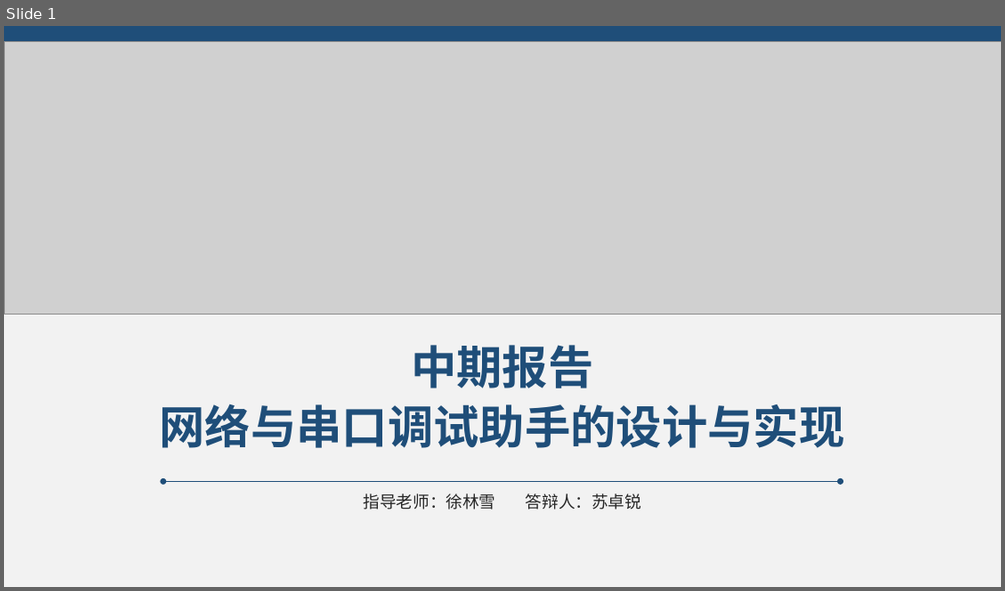
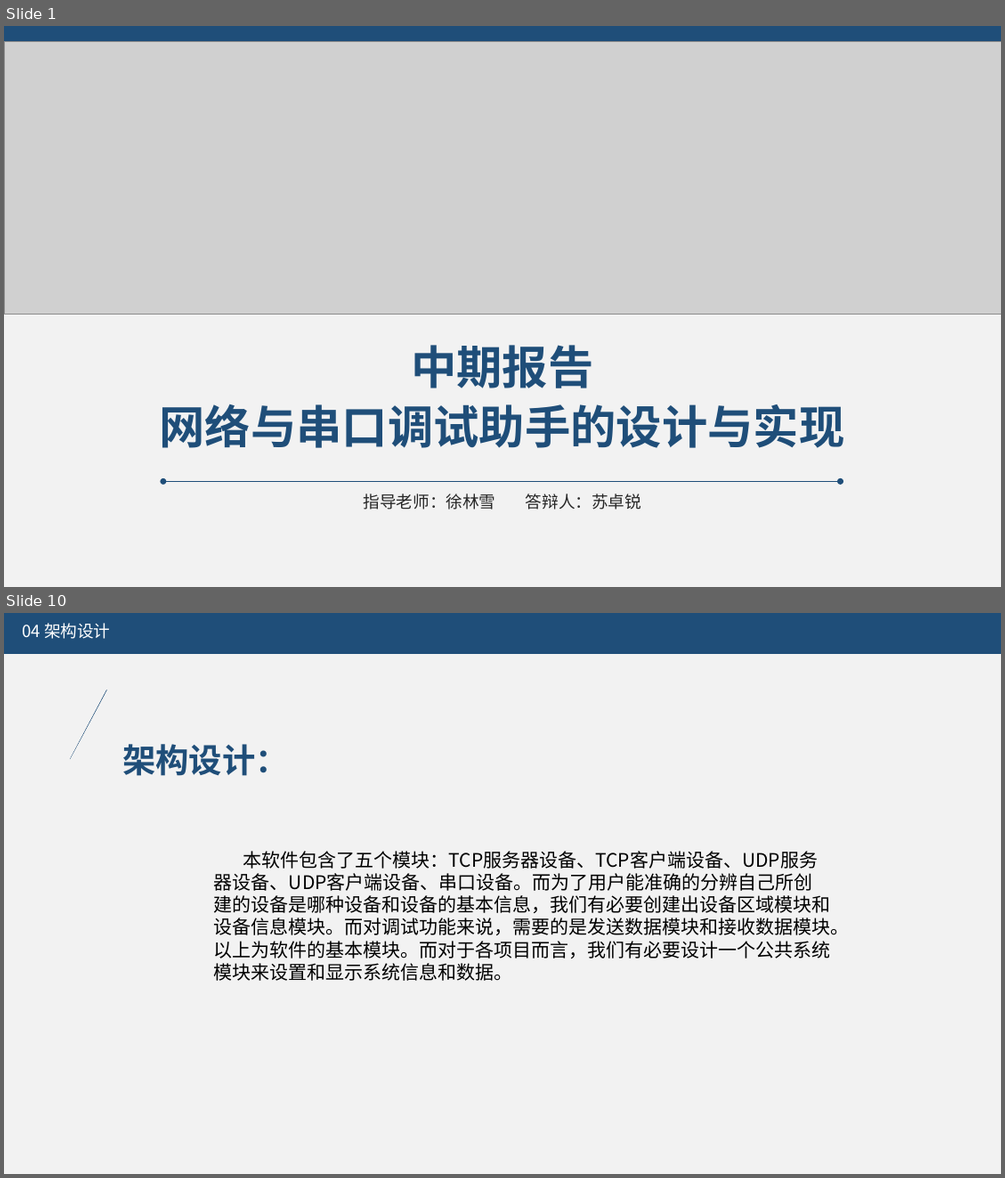
Before and after one commit to suzhuorui/QtHelper, a slide deck: 文档/RJ16852111苏卓锐（中期答辩）.pptx. Shown one above the other, each under a label of ours: slide 1 before the commit, slides 1 and 10 after it; the slides between them are not shown. The pictures are 1005x591 and 1005x1178 pixels, drawn with LibreOffice and Linux fonts; fonts in the diff are those of the drawing; grey boxes stand for pictures. Boxes give left, top, right and bottom in pixels: in the first picture for what was removed or moved away, otherwise in the second. Text is boxed around its words. In the diff, an @@ line names an element or a change of style, - is before the commit and + after.

```diff
--- a/文档/RJ16852111苏卓锐（中期答辩）.pptx
+++ b/文档/RJ16852111苏卓锐（中期答辩）.pptx
@@ slide 10 added at <box>4,613,1001,1174</box>, background #F2F2F2 @@
@@ rectangle added at <box>4,613,1001,654</box>, fill #1F4E79 @@
@@ text added at <box>22,623,110,639</box>, 16 pt, text #FFFFFF @@
+04 架构设计
@@ rectangle added at <box>62,690,136,789</box>, fill #F2F2F2 @@
@@ line added from (70, 759) to (106, 690), #1F4E79 0.5 pt @@
@@ text added at <box>122,744,289,776</box>, 32 pt, text #1F4E79, bold @@
+架构设计：
@@ text added at <box>214,851,850,981</box>, 18 pt, text #000000 @@
+本软件包含了五个模块：TCP服务器设备、TCP客户端设备、UDP服务器设备、UDP客户端设备、串口设备。而为了用户能准确的分辨自己所创建的设备是哪种设备和设备的基本信息，我们有必要创建出设备区域模块和设备信息模块。而对调试功能来说，需要的是发送数据模块和接收数据模块。以上为软件的基本模块。而对于各项目而言，我们有必要设计一个公共系统模块来设置和显示系统信息和数据。
```
Also in this commit, not shown: 11 slides changed, 10 other slides added, 1 slide removed, 5 other files.
